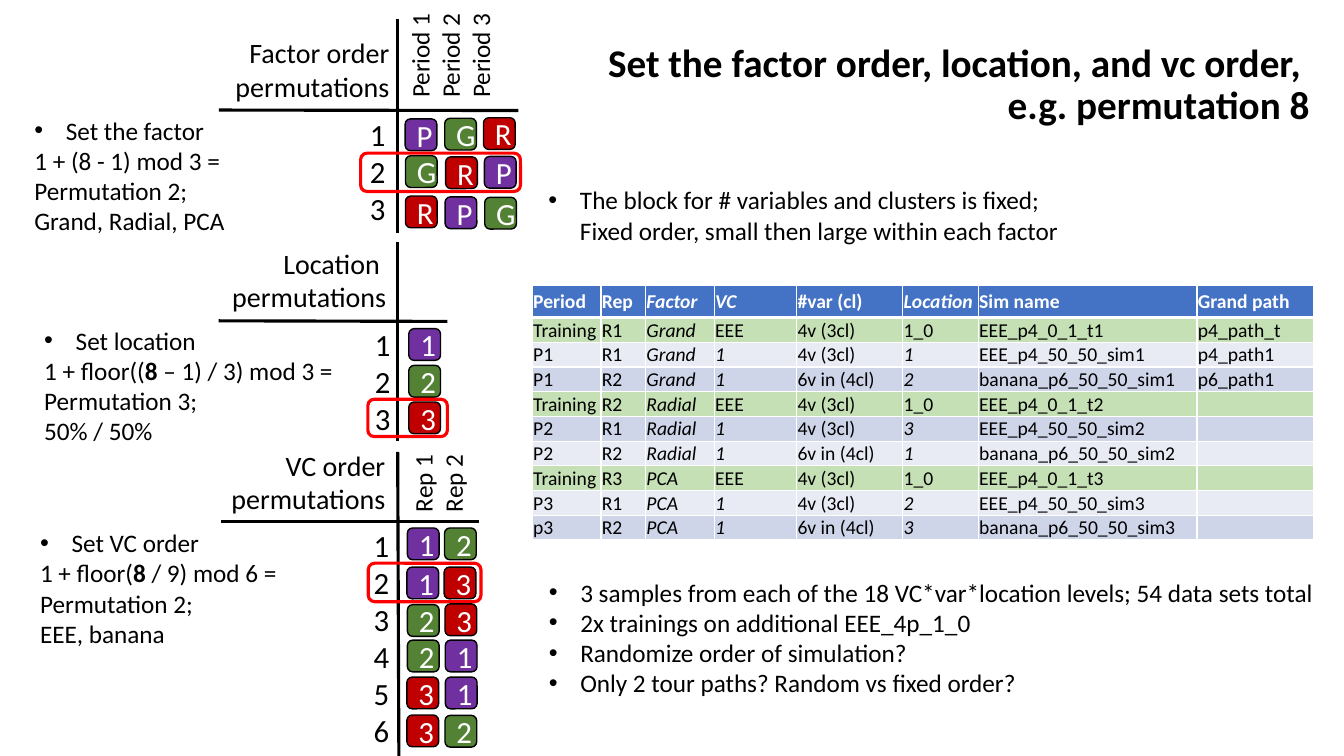
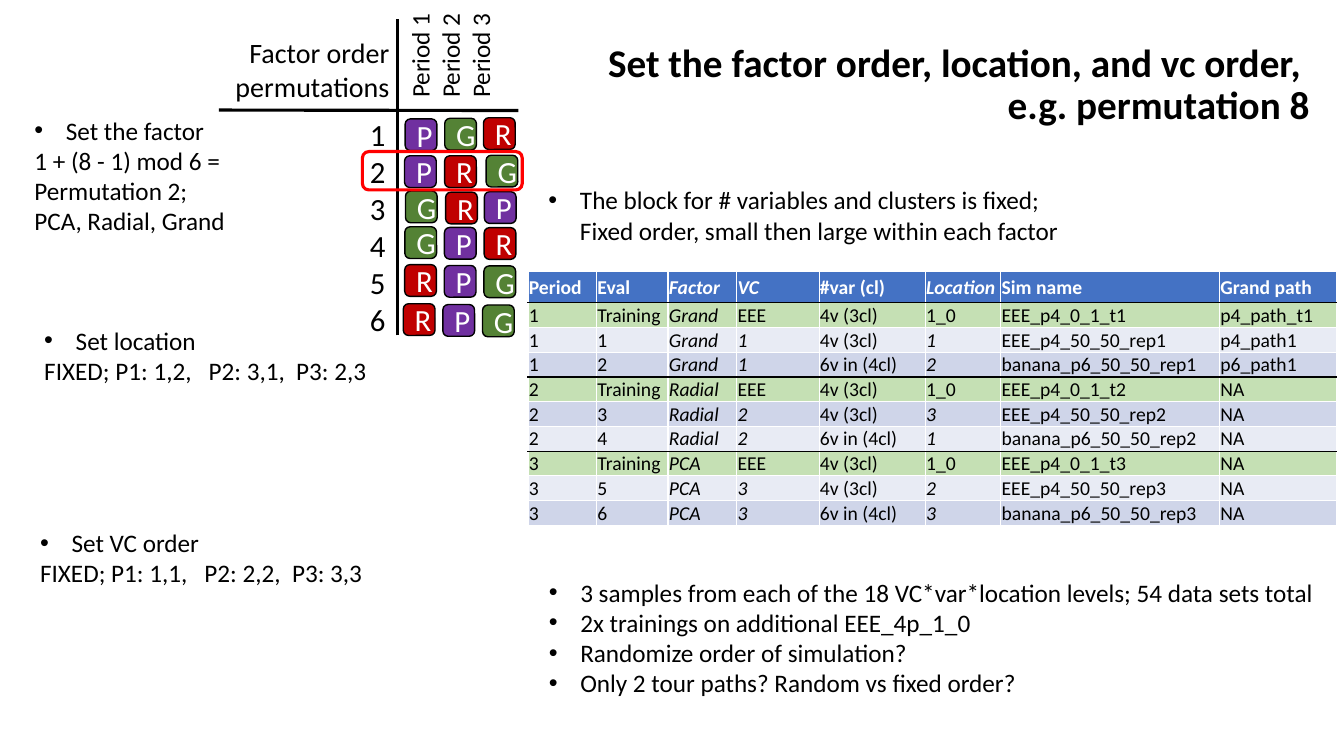
Before and after one commit to nspyrison/spinifex_study, a slide deck: slide 3 of paper/figures/Experimental design graphics.pptx. Drawn at 1344x756 pixels with LibreOffice and Linux fonts; fonts in the diff are those of the drawing. Boxes give left, top, right and bottom in pixels: in the first picture for what was removed or moved away, otherwise in the second. Text is boxed around its words. In the diff, an @@ line names an element or a change of style, - is before the commit and + after.

```diff
--- a/paper/figures/Experimental design graphics.pptx
+++ b/paper/figures/Experimental design graphics.pptx
@@ line moved from (397, 233) - (397, 19) to (397, 336) - (397, 19) @@
@@ text at (34, 151, 202, 174): text changed @@
-1 + (8 - 1) mod 3 =
+1 + (8 - 1) mod 6 =
@@ rounded rectangle added at (404, 156, 436, 188), fill #7030A0, outline #000000 1 pt, 22 pt, text #FFFFFF @@
+P
@@ rounded rectangle added at (445, 156, 476, 188), fill #C00000, outline #000000 1 pt, 22 pt, text #FFFFFF @@
+R
@@ rounded rectangle added at (486, 155, 517, 187), fill #548235, outline #000000 1 pt, 22 pt, text #FFFFFF @@
+G
@@ 3 rounded rectangles: place and size @@
-3 rounded rectangles at (405, 156, 516, 189)
+3 rounded rectangles at (405, 192, 516, 224)
@@ text at (34, 212, 225, 233): text changed @@
-Grand, Radial, PCA
+PCA, Radial, Grand
@@ text at (370, 237, 386, 332): paragraphs added @@
+4
+5
+6
@@ rounded rectangle added at (405, 227, 437, 258), fill #548235, outline #000000 1 pt, 22 pt, text #FFFFFF @@
+G
@@ rounded rectangle added at (445, 228, 476, 259), fill #7030A0, outline #000000 1 pt, 22 pt, text #FFFFFF @@
+P
@@ rounded rectangle added at (484, 228, 515, 259), fill #C00000, outline #000000 1 pt, 22 pt, text #FFFFFF @@
+R
@@ 3 rounded rectangles: place and size @@
-3 rounded rectangles at (405, 197, 516, 229)
+3 rounded rectangles at (405, 265, 515, 297)
@@ table at (528, 271, 1337, 527) @@
-row 1, column 2: Rep
+row 1, column 2: Eval
-row 2: Training | R1 | Grand | EEE | 4v (3cl) | 1_0 | EEE_p4_0_1_t1 | p4_path_t
+row 2: 1 | Training | Grand | EEE | 4v (3cl) | 1_0 | EEE_p4_0_1_t1 | p4_path_t1
-row 3: P1 | R1 | Grand | 1 | 4v (3cl) | 1 | EEE_p4_50_50_sim1 | p4_path1
+row 3: 1 | 1 | Grand | 1 | 4v (3cl) | 1 | EEE_p4_50_50_rep1 | p4_path1
-row 4: P1 | R2 | Grand | 1 | 6v in (4cl) | 2 | banana_p6_50_50_sim1 | p6_path1
+row 4: 1 | 2 | Grand | 1 | 6v in (4cl) | 2 | banana_p6_50_50_rep1 | p6_path1
-row 5: Training | R2 | Radial | EEE | 4v (3cl) | 1_0 | EEE_p4_0_1_t2 | 
+row 5: 2 | Training | Radial | EEE | 4v (3cl) | 1_0 | EEE_p4_0_1_t2 | NA
-row 6: P2 | R1 | Radial | 1 | 4v (3cl) | 3 | EEE_p4_50_50_sim2 | 
+row 6: 2 | 3 | Radial | 2 | 4v (3cl) | 3 | EEE_p4_50_50_rep2 | NA
-row 7: P2 | R2 | Radial | 1 | 6v in (4cl) | 1 | banana_p6_50_50_sim2 | 
+row 7: 2 | 4 | Radial | 2 | 6v in (4cl) | 1 | banana_p6_50_50_rep2 | NA
-row 8: Training | R3 | PCA | EEE | 4v (3cl) | 1_0 | EEE_p4_0_1_t3 | 
+row 8: 3 | Training | PCA | EEE | 4v (3cl) | 1_0 | EEE_p4_0_1_t3 | NA
-row 9: P3 | R1 | PCA | 1 | 4v (3cl) | 2 | EEE_p4_50_50_sim3 | 
+row 9: 3 | 5 | PCA | 3 | 4v (3cl) | 2 | EEE_p4_50_50_rep3 | NA
-row 10: p3 | R2 | PCA | 1 | 6v in (4cl) | 3 | banana_p6_50_50_sim3 | 
+row 10: 3 | 6 | PCA | 3 | 6v in (4cl) | 3 | banana_p6_50_50_rep3 | NA
@@ borders changed @@
@@ table: place and size @@
-table at (532, 286, 1314, 544)
+table at (528, 271, 1337, 527)
@@ rounded rectangle added at (403, 303, 435, 335), fill #C00000, outline #000000 1 pt, 22 pt, text #FFFFFF @@
+R
@@ rounded rectangle added at (443, 304, 474, 336), fill #7030A0, outline #000000 1 pt, 22 pt, text #FFFFFF @@
+P
@@ rounded rectangle added at (483, 306, 514, 337), fill #548235, outline #000000 1 pt, 22 pt, text #FFFFFF @@
+G
@@ group removed at (219, 242, 481, 756): 17 rounded rectangles, 5 texts, 4 lines @@
-1
-2
-3
-4
-5
-6
-Rep 1
-Rep 2
-VC order
-permutations
-1
-2
-3
-1
-2
-2
-3
-3
-3
-1
-1
-2
-Location
-permutations
-1
-2
-3
-1
-2
-3
@@ text at (44, 363, 366, 383): text changed @@
-1 + floor((8 – 1) / 3) mod 3 =
-Permutation 3;
-50% / 50%
+FIXED; P1: 1,2, P2: 3,1, P3: 2,3
@@ text at (40, 565, 362, 585): text changed @@
-1 + floor(8 / 9) mod 6 =
-Permutation 2;
-EEE, banana
+FIXED; P1: 1,1, P2: 2,2, P3: 3,3
```
Also in this commit, not shown: 2 other files.
